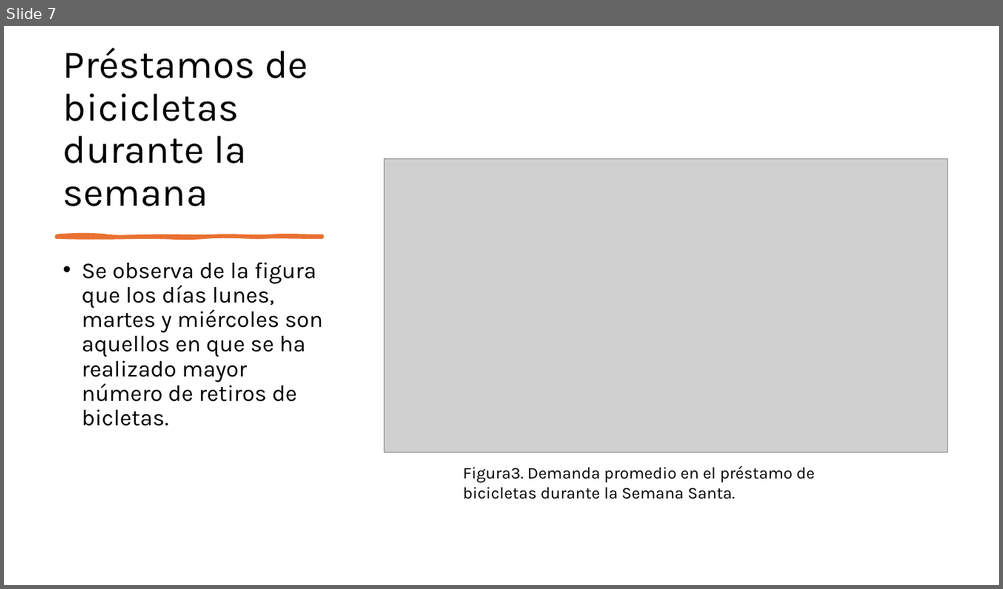
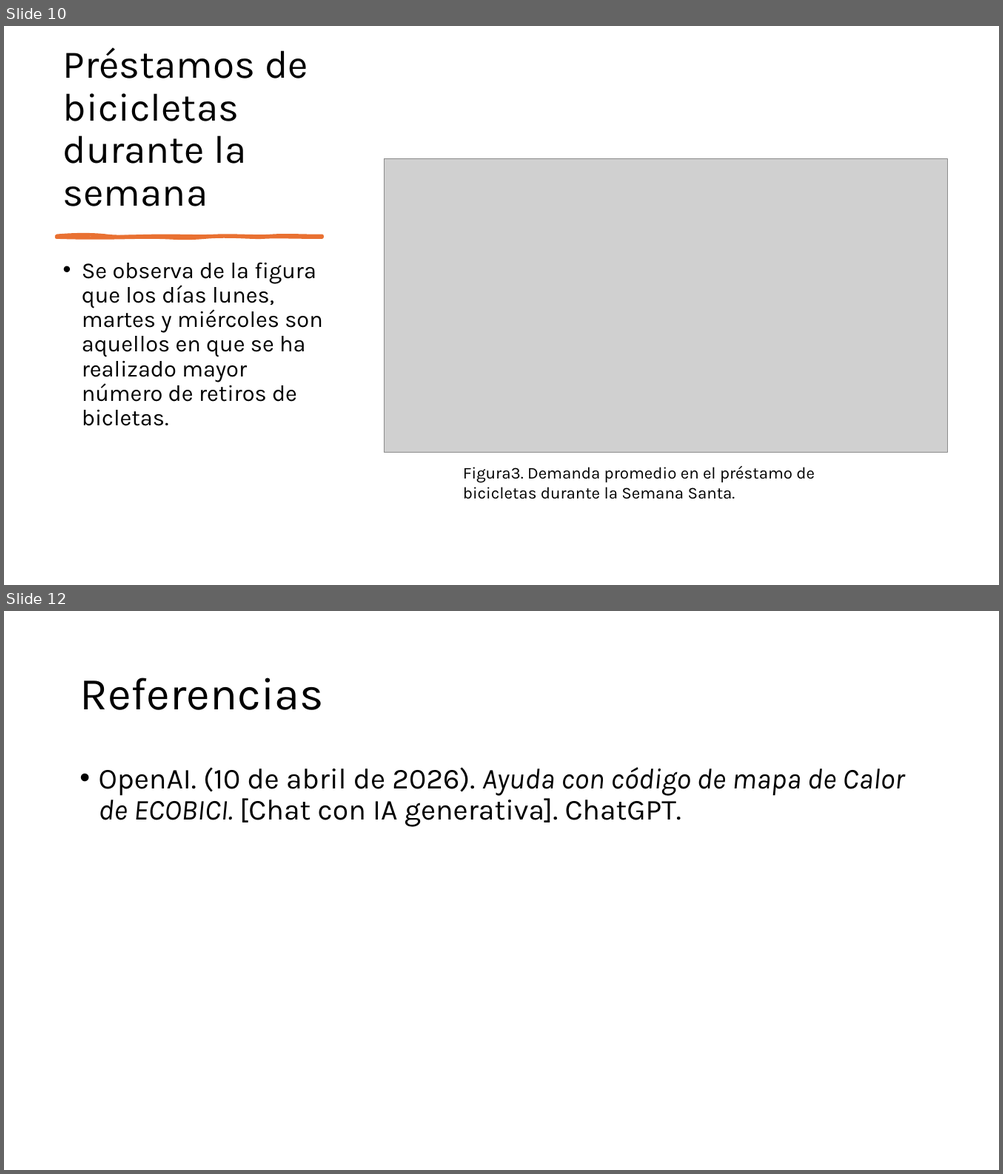
Before and after one commit to Ari-Castellanos/Proyecto-1-Seminario-2, a slide deck: Proyecto1_Seminario2.pptx. Shown one above the other, each under a label of ours: slide 7 before the commit, slides 10 and 12 after it; the slides between them are not shown. The pictures are 1003x589 and 1003x1174 pixels, drawn with LibreOffice and Linux fonts; fonts in the diff are those of the drawing; grey boxes stand for pictures. Boxes give left, top, right and bottom in pixels: in the first picture for what was removed or moved away, otherwise in the second. Text is boxed around its words. In the diff, an @@ line names an element or a change of style, - is before the commit and + after.

```diff
--- a/Proyecto1_Seminario2.pptx
+++ b/Proyecto1_Seminario2.pptx
@@ slide 12 added at (x1=4, y1=611, x2=999, y2=1170), background #FFFFFF @@
@@ title added at (x1=79, y1=678, x2=323, y2=710), 44 pt, text #000000 @@
+Referencias
@@ text added at (x1=99, y1=767, x2=905, y2=827), 28 pt, text #000000 @@
+• OpenAI. (10 de abril de 2026). Ayuda con código de mapa de Calor de ECOBICI. [Chat con IA generativa]. ChatGPT.
@@ what was slide 7 is now slide 10 @@
```
Also in this commit, not shown: 2 slides changed, 3 other slides added, 1 slide removed, 1 other file.
